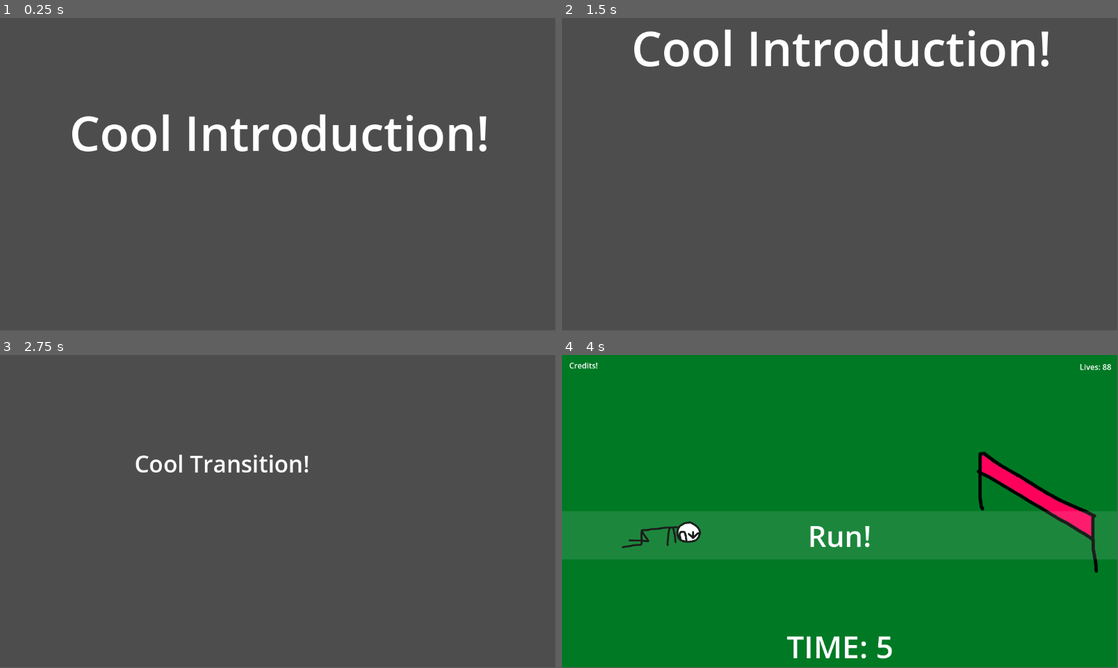
Above: before the commit, frames 1-4 (two rows, left to right).
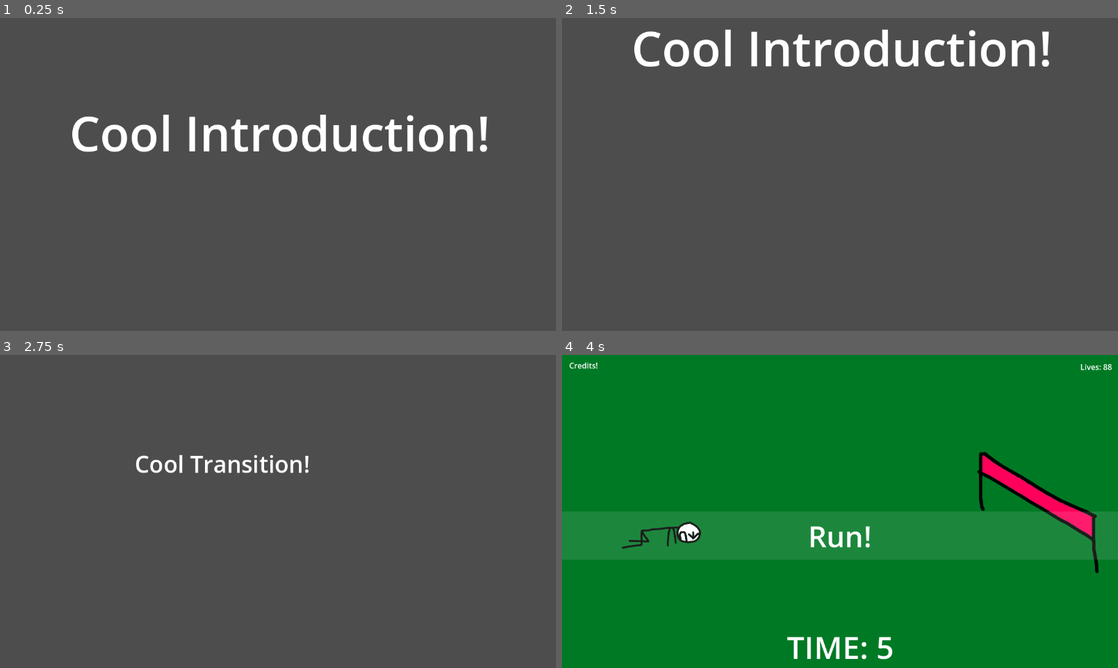
Above: after the commit, the same moments.

Repository: BryanTai/ggj2025-minigames
Game: Godot game, scene res://scenes/mini_game_manager.tscn
Same seed, same stepped clock (60 frames per second), same inputs: the game is played once before the commit and once after it.
Inputs:
- Up to frame 1 (0.25 s): no input
- Up to frame 2 (1.5 s): tap Enter at 0.5 s; hold Right (move_right) 0.53-1.28 s; hold Left (move_left) from 1.28 s (still down)
- Up to frame 3 (2.75 s): release Left (move_left) at 2.03 s; hold Right (move_right) from 2.03 s (still down)
- Up to frame 4 (4 s): tap Space at 3.5 s; release Right (move_right) at 3.53 s; hold Left (move_left) from 3.53 s (still down)
In our replay, the window is 799x449 before the commit and 800x450 after it. These sizes can differ from the game's own. Grey fills any space a smaller window leaves; there, only what the larger window draws over its background counts as a difference.

The runs differ from the first frame. In frame 1, 0.9% of the frame differs, in the area x 13-88%, y 30-43%; in frame 2, 0.7%; in frame 3, 0.3%; in frame 4, 0.9%.

Commit message:
Add "fire" input, lock window viewport

Diff:
--- a/project.godot
+++ b/project.godot
@@ -14,6 +14,10 @@
 run/main_scene="res://scenes/mini_game_manager.tscn"
 config/features=PackedStringArray("4.3", "GL Compatibility")
 config/icon="res://sprites/icon.svg"
+
+[display]
+
+window/stretch/mode="viewport"
 
 [input]
 
@@ -41,6 +45,11 @@
 , Object(InputEventKey,"resource_local_to_scene":false,"resource_name":"","device":-1,"window_id":0,"alt_pressed":false …(183 unchanged characters)…
 ]
 }
+fire={
+"deadzone": 0.5,
+"events": [Object(InputEventKey,"resource_local_to_scene":false,"resource_name":"","device":-1,"window_id":0,"alt_pressed":false,"shift_pressed":false,"ctrl_pressed":false,"meta_pressed":false,"pressed":false,"keycode":0,"physical_keycode":32,"key_label":0,"unicode":32,"location":0,"echo":false,"script":null)
+]
+}
 
 [rendering]
 
